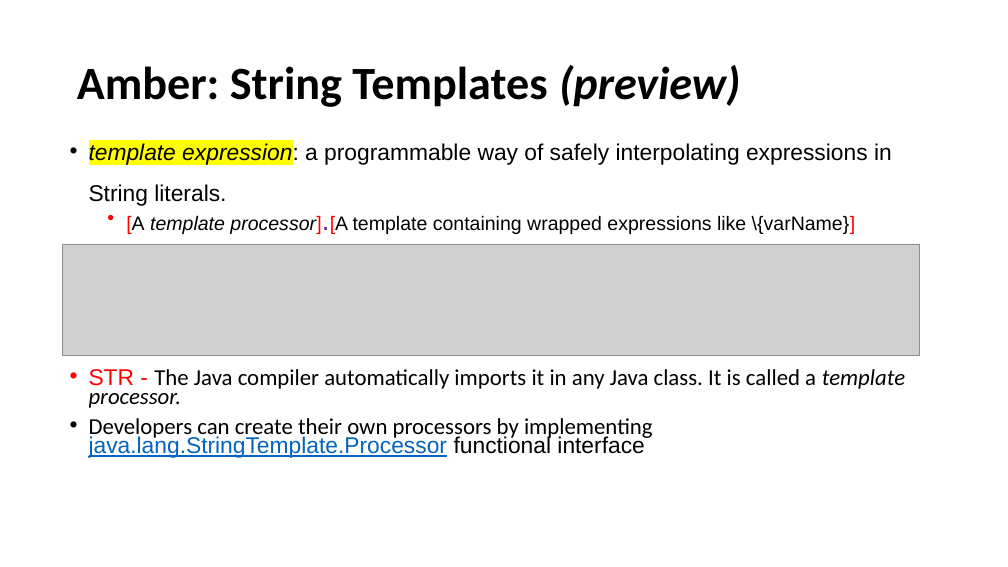
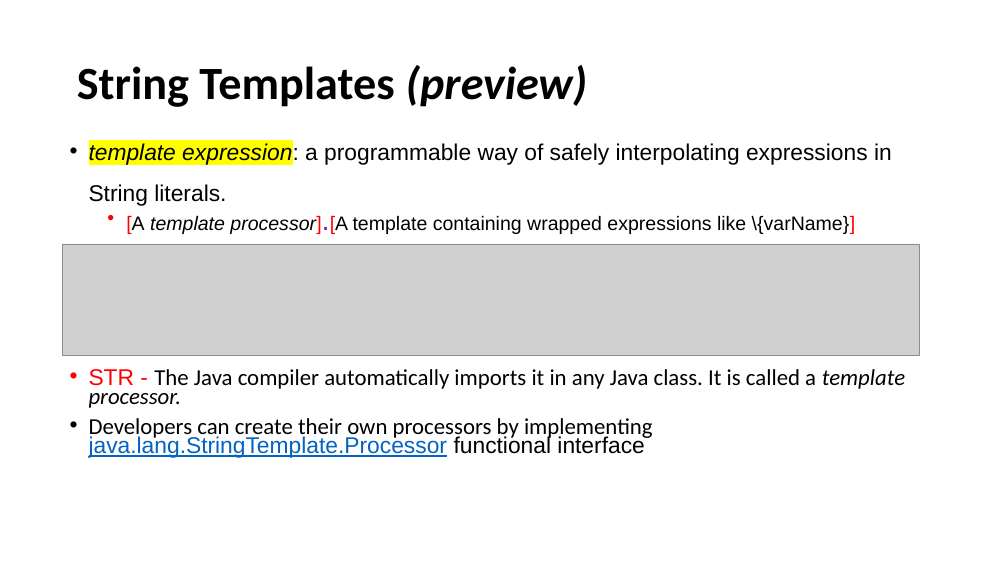
Before and after one commit to iuliana/jdk21-parent-project, a slide deck: slide 10 of Java21-Presentation.pptx (slide 9 before the commit). Drawn at 1008x567 pixels with LibreOffice and Linux fonts; fonts in the diff are those of the drawing; grey boxes stand for pictures. Boxes give left, top, right and bottom in pixels: in the first picture for what was removed or moved away, otherwise in the second. Text is boxed around its words. In the diff, an @@ line names an element or a change of style, - is before the commit and + after.

```diff
--- a/Java21-Presentation.pptx
+++ b/Java21-Presentation.pptx
@@ title at <box>77,65,587,107</box>: text changed @@
-Amber: String Templates (preview)
+String Templates (preview)
```
Also in this commit, not shown: 10 other slides changed, 7 slides added, 17 other files.
